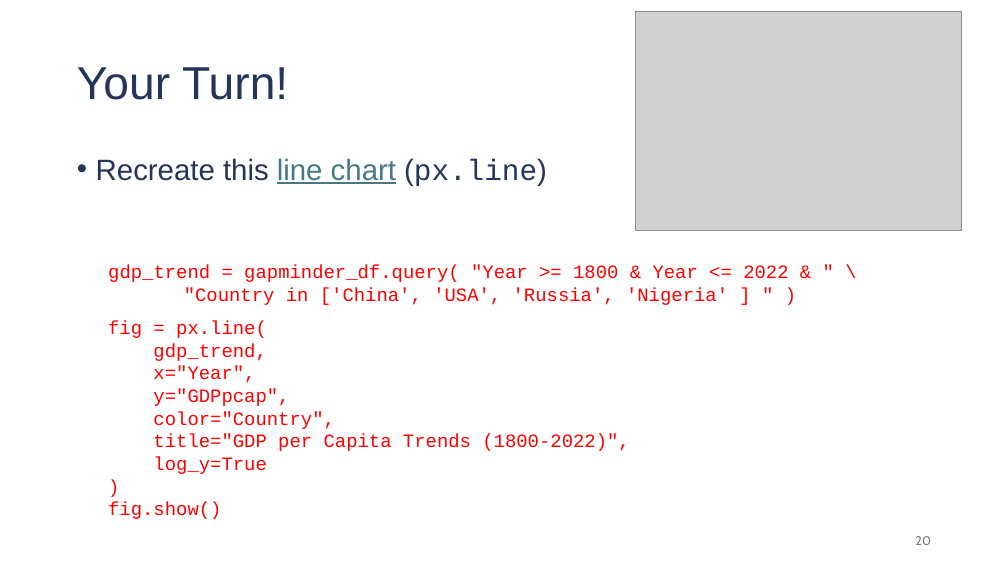
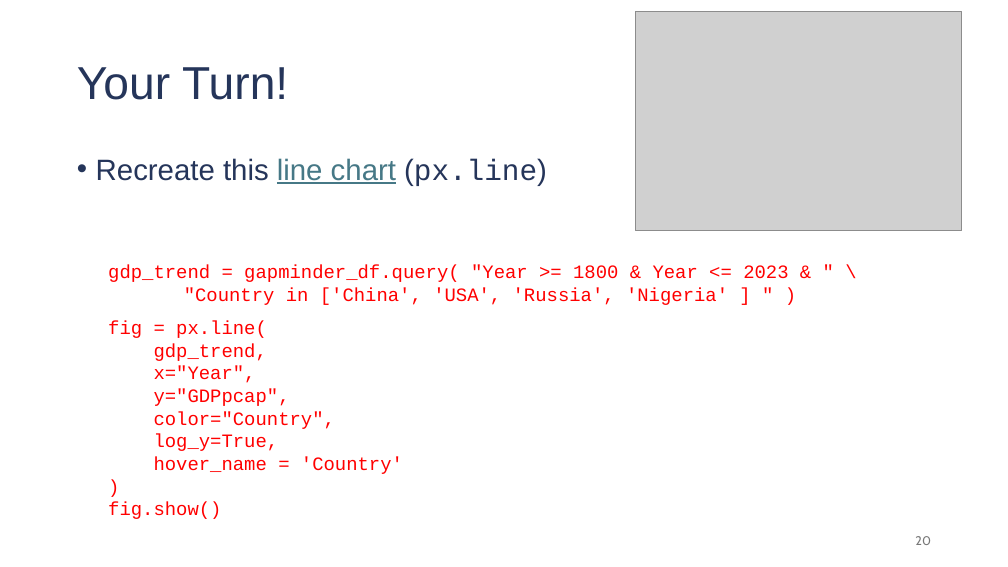
Before and after one commit to damouras/damouras.github.io, a slide deck: slide 20 of files/Presentation.pptx. Drawn at 1008x567 pixels with LibreOffice and Linux fonts; fonts in the diff are those of the drawing; grey boxes stand for pictures. Boxes give left, top, right and bottom in pixels: in the first picture for what was removed or moved away, otherwise in the second. Text is boxed around its words. In the diff, an @@ line names an element or a change of style, - is before the commit and + after.

```diff
--- a/files/Presentation.pptx
+++ b/files/Presentation.pptx
@@ text at (108, 265, 788, 282): text changed @@
-gdp_trend = gapminder_df.query( "Year >= 1800 & Year <= 2022 & " \
+gdp_trend = gapminder_df.query( "Year >= 1800 & Year <= 2023 & " \
@@ text at (154, 434, 403, 474): text changed @@
-title="GDP per Capita Trends (1800-2022)",
-log_y=True
+log_y=True,
+hover_name = 'Country'
```
Also in this commit, not shown: 6 other slides changed, 1 other file.
